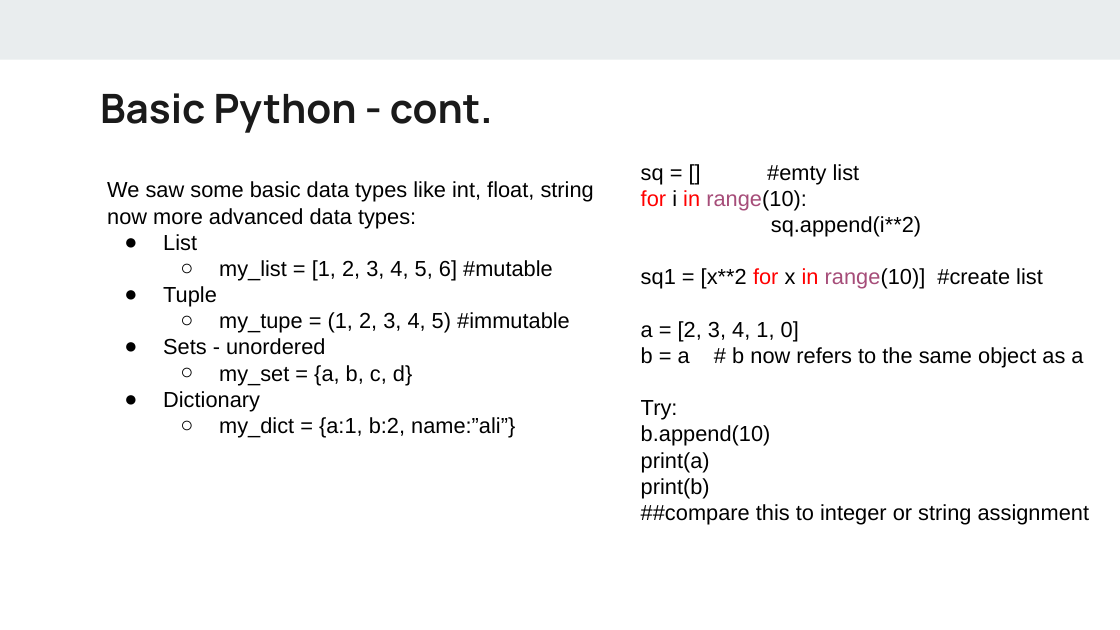
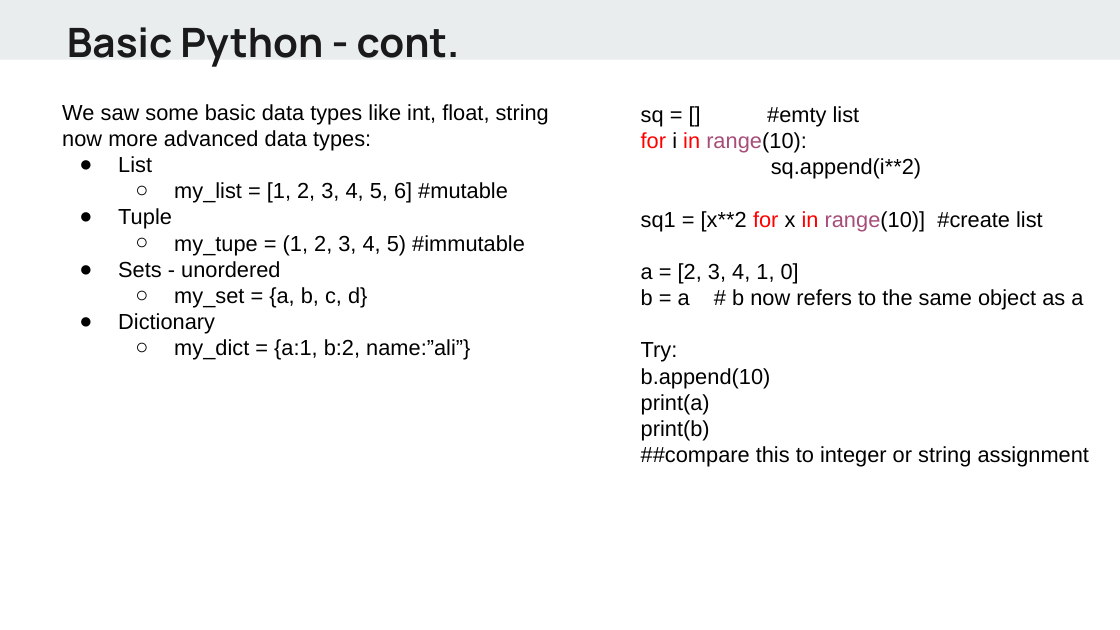
Before and after one commit to alif0/hello_world, a slide deck: slide 16 of lectures/Python - day1.pptx (slide 17 before the commit). Drawn at 1120x630 pixels with LibreOffice and Linux fonts; fonts in the diff are those of the drawing. Boxes give left, top, right and bottom in pixels: in the first picture for what was removed or moved away, otherwise in the second. Text is boxed around its words. In the diff, an @@ line names an element or a change of style, - is before the commit and + after.

```diff
--- a/lectures/Python - day1.pptx
+++ b/lectures/Python - day1.pptx
@@ text "Basic Python - cont.": place and size @@
-text "Basic Python - cont." at bbox=[100, 93, 493, 133]
+text "Basic Python - cont." at bbox=[67, 27, 460, 67]
@@ text "We saw some basic data ...": place and size @@
-text "We saw some basic data ..." at bbox=[107, 181, 594, 438]
+text "We saw some basic data ..." at bbox=[62, 104, 549, 360]
@@ text "sq = [] #emty list": place and size @@
-text "sq = [] #emty list" at bbox=[641, 164, 1089, 525]
+text "sq = [] #emty list" at bbox=[641, 106, 1089, 467]
```
Also in this commit, not shown: 9 other slides changed, 1 slide added, 1 slide removed, 2 other files.
